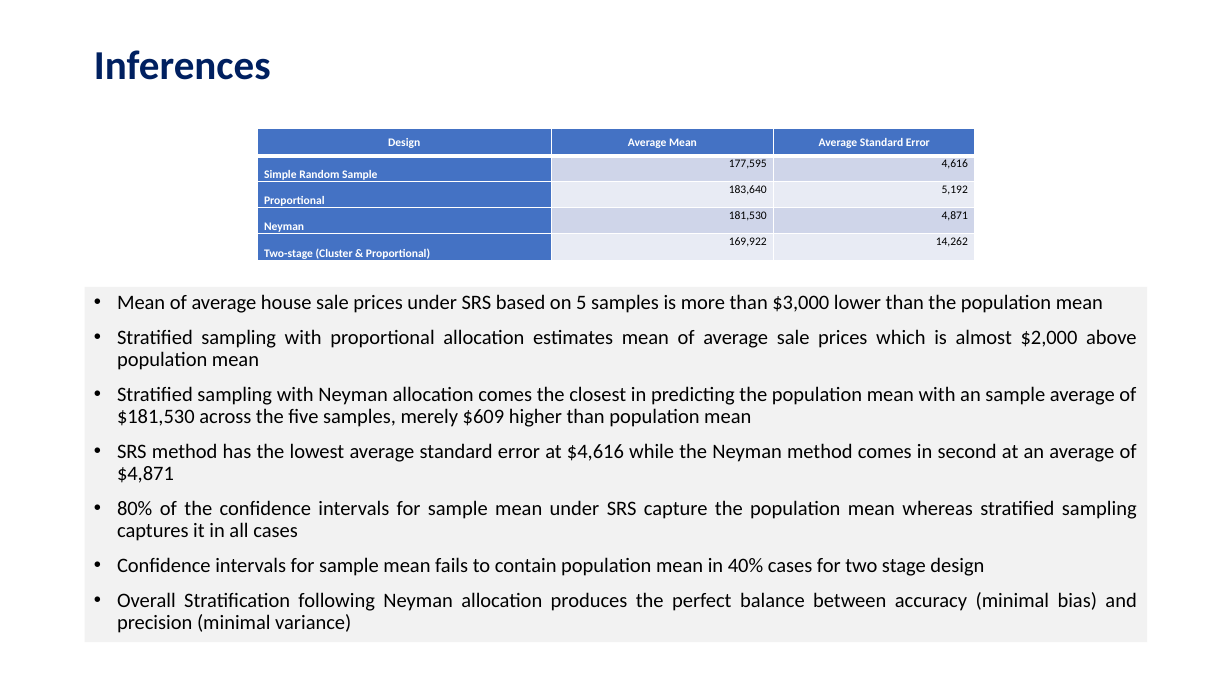
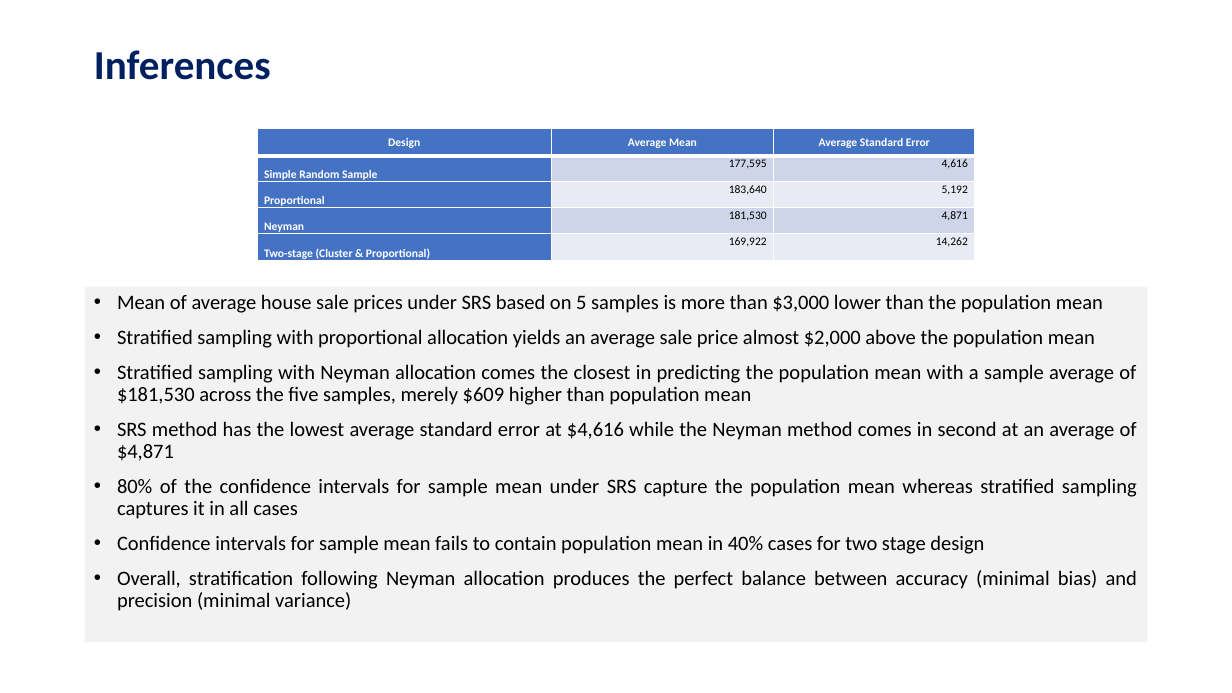
Before and after one commit to dmf42186/MSDS-6370-Statistical-Sampling-Class-Project, a slide deck: slide 15 of Reports/MSDS 6370 Statistical Sampling Project - Sudip Bhattacharyya Dan Freeman.pptx. Drawn at 1232x693 pixels with LibreOffice and Linux fonts; fonts in the diff are those of the drawing. Boxes give left, top, right and bottom in pixels: in the first picture for what was removed or moved away, otherwise in the second. Text is boxed around its words. In the diff, an @@ line names an element or a change of style, - is before the commit and + after.

```diff
--- a/Reports/MSDS 6370 Statistical Sampling Project - Sudip Bhattacharyya Dan Freeman.pptx
+++ b/Reports/MSDS 6370 Statistical Sampling Project - Sudip Bhattacharyya Dan Freeman.pptx
@@ text at box(117, 329, 1136, 405): text changed @@
-• Stratified sampling with proportional allocation estimates mean of average sale prices which is almost $2,000 above population mean
-• Stratified sampling with Neyman allocation comes the closest in predicting the population mean with an sample average of $181,530 across the five samples, merely $609 higher than population mean
+• Stratified sampling with proportional allocation yields an average sale price almost $2,000 above the population mean
+• Stratified sampling with Neyman allocation comes the closest in predicting the population mean with a sample average of $181,530 across the five samples, merely $609 higher than population mean
@@ text at box(117, 570, 1137, 611): text changed @@
-• Overall Stratification following Neyman allocation produces the perfect balance between accuracy (minimal bias) and precision (minimal variance)
+• Overall, stratification following Neyman allocation produces the perfect balance between accuracy (minimal bias) and precision (minimal variance)
```
Also in this commit, not shown: 10 other slides changed.
